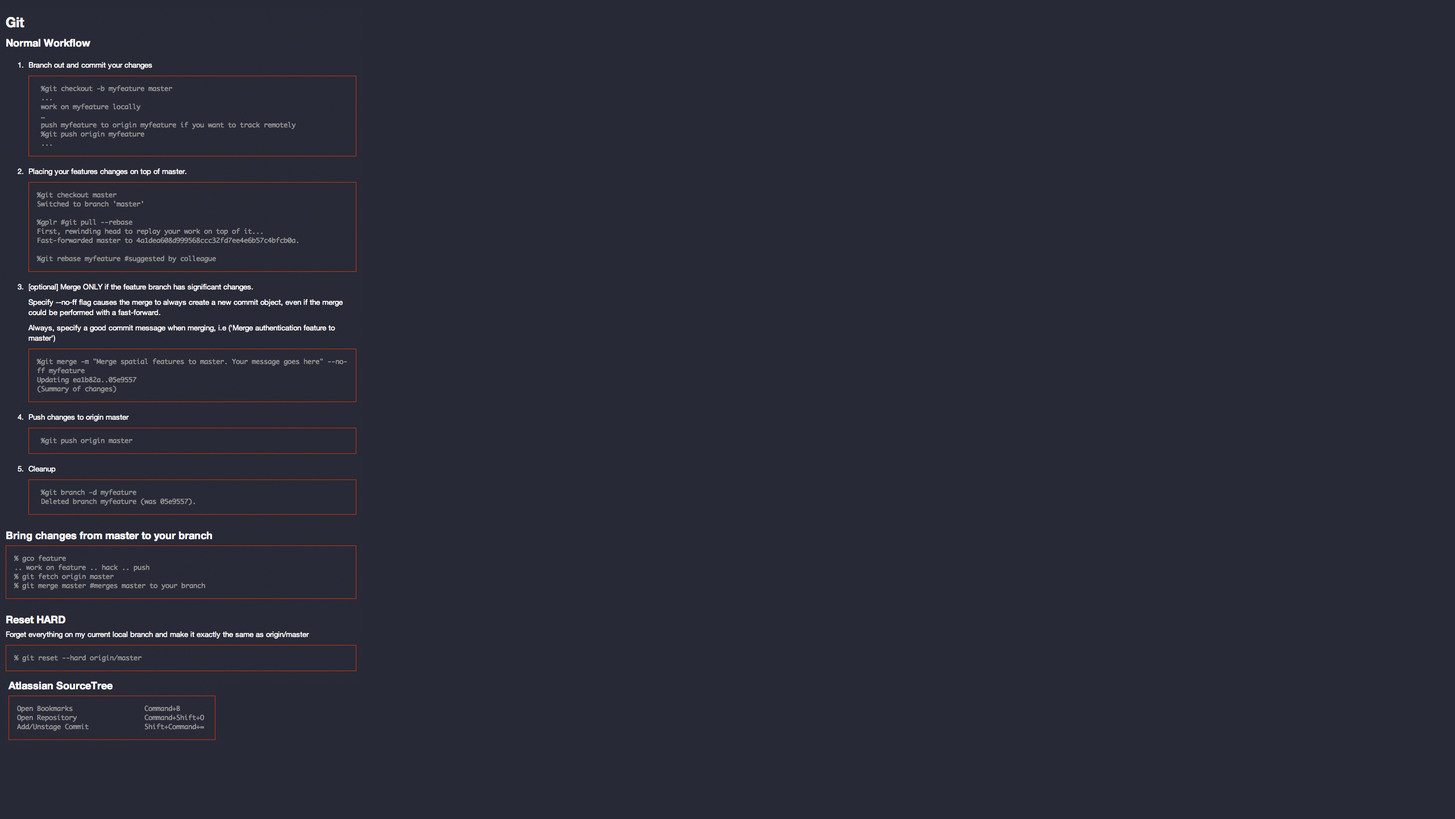
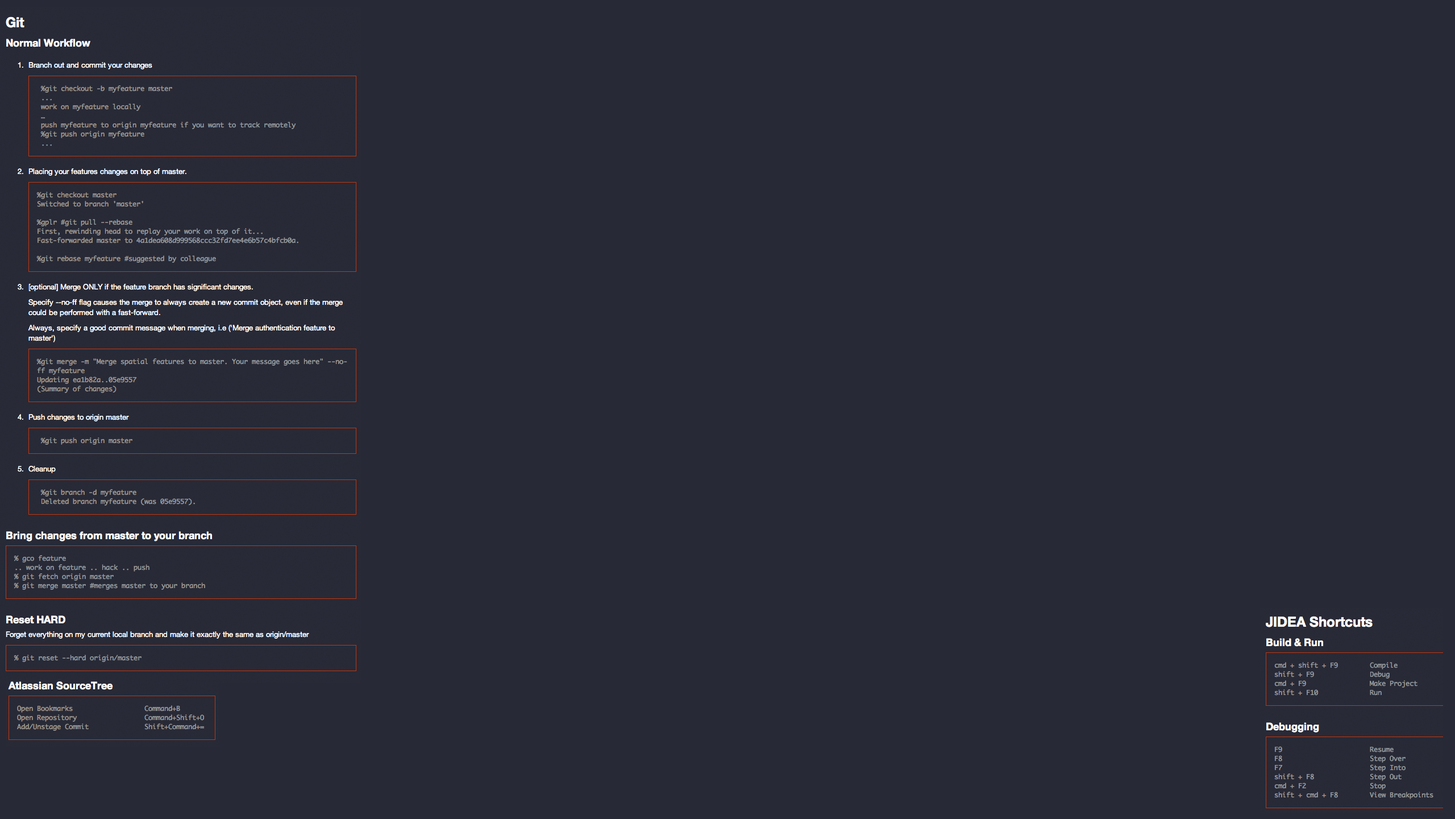
Two versions of the same layered image (1455x819). Layer-by-layer changes:
added layer "Layer 2" above "Layer 1" over (1265, 615, 1444, 808)
